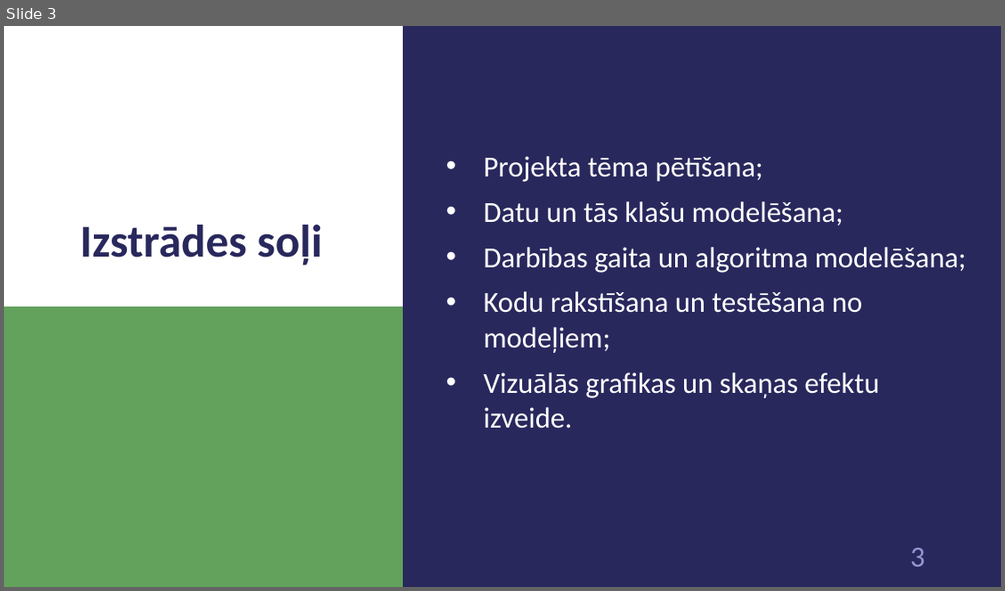
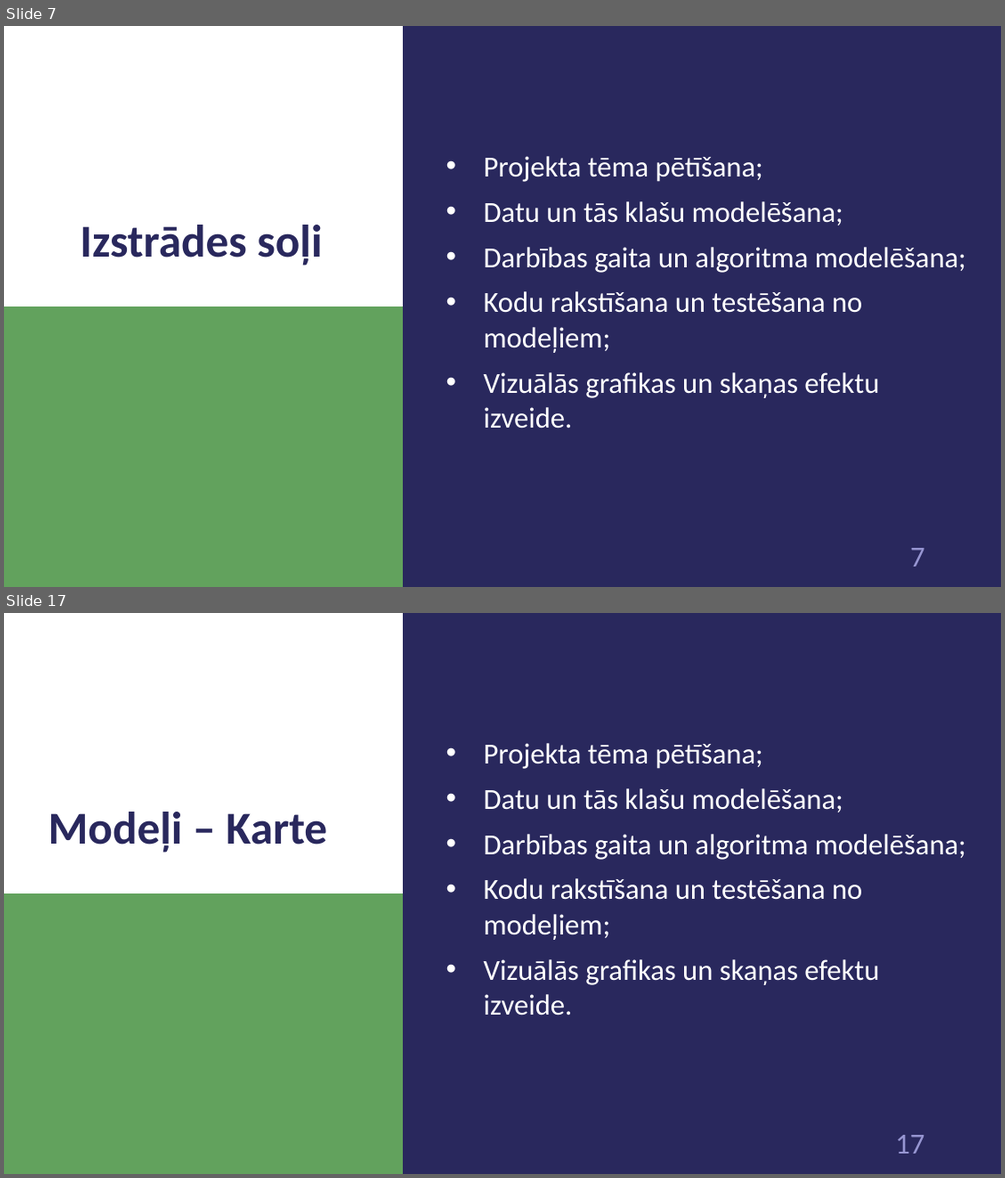
Before and after one commit to 1ivyatan/drumstalotajs, a slide deck: Documentation/Prezentācija.pptx. Shown one above the other, each under a label of ours: slide 3 before the commit, slides 7 and 17 after it; the slides between them are not shown. The pictures are 1005x591 and 1005x1178 pixels, drawn with LibreOffice and Linux fonts; fonts in the diff are those of the drawing. Boxes give left, top, right and bottom in pixels: in the first picture for what was removed or moved away, otherwise in the second. Text is boxed around its words. In the diff, an @@ line names an element or a change of style, - is before the commit and + after.

```diff
--- a/Documentation/Prezentācija.pptx
+++ b/Documentation/Prezentācija.pptx
@@ slide 17 added at [4,613,1001,1174], background #29285D; not listed: 3 template elements that a slide beside it also shows @@
@@ text added at [484,743,966,1015], 28 pt, text #FFFFFF @@
+• Projekta tēma pētīšana;
+• Datu un tās klašu modelēšana;
+• Darbības gaita un algoritma modelēšana;
+• Kodu rakstīšana un testēšana no modeļiem;
+• Vizuālās grafikas un skaņas efektu izveide.
@@ title added at [48,811,327,852], 44 pt, text #29285D, bold @@
+Modeļi – Karte
@@ what was slide 3 is now slide 7 @@
@@ page number at [910,548,925,566]: text changed @@
-3
+7
```
Also in this commit, not shown: 2 slides changed, 18 other slides added.
